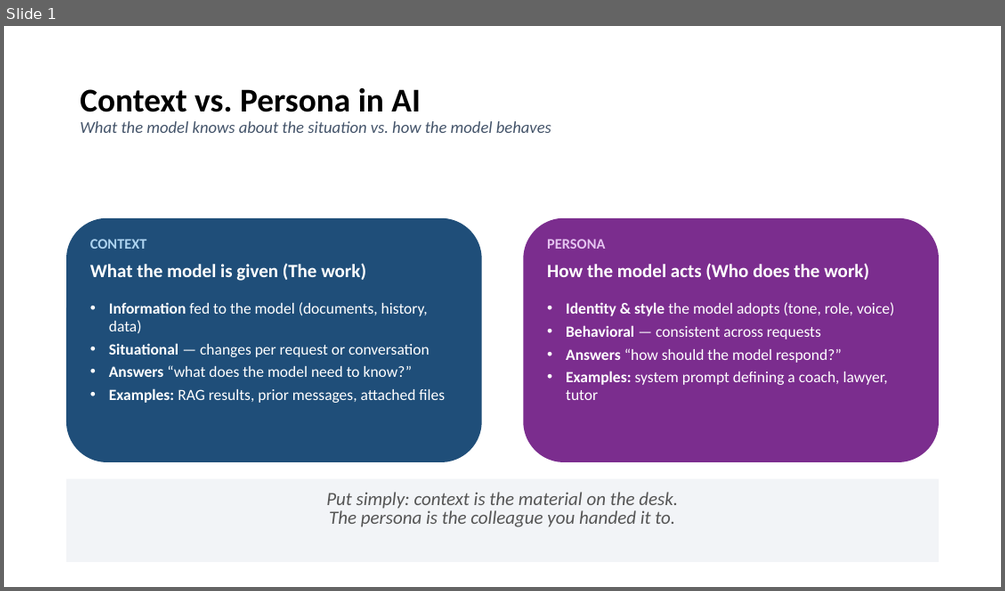
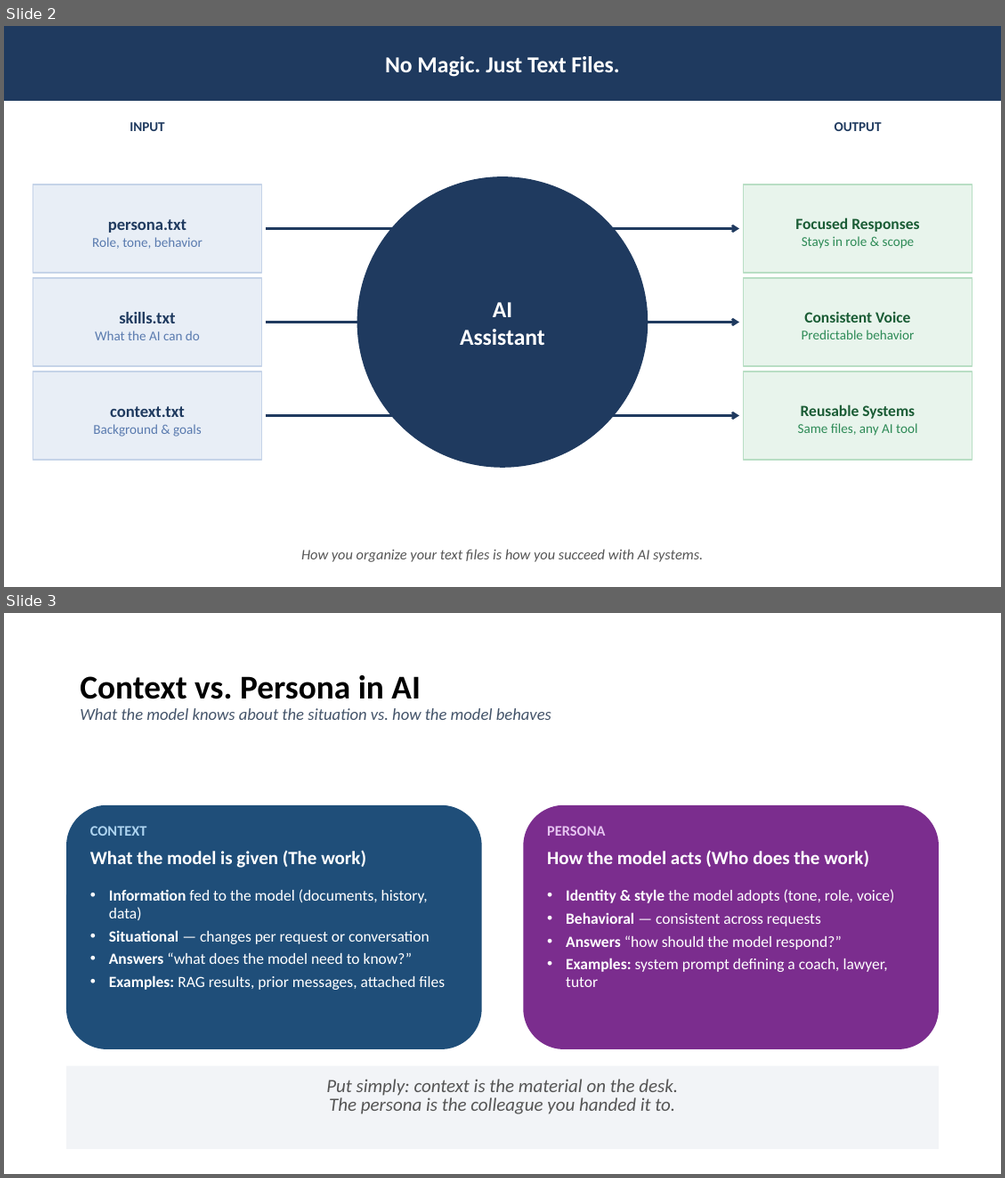
Before and after one commit to greenflagsoftware/virtual-team, a slide deck: docs/Materials.pptx. Shown one above the other, each under a label of ours: slide 1 before the commit, slides 2 and 3 after it. The pictures are 1005x591 and 1005x1178 pixels, drawn with LibreOffice and Linux fonts; fonts in the diff are those of the drawing. Boxes give left, top, right and bottom in pixels: in the first picture for what was removed or moved away, otherwise in the second. Text is boxed around its words. In the diff, an @@ line names an element or a change of style, - is before the commit and + after.

```diff
--- a/docs/Materials.pptx
+++ b/docs/Materials.pptx
@@ slide 2 added at (4,26,1001,587), background #FFFFFF @@
@@ rectangle added at (4,26,1001,101), fill #1F3A5F, 22 pt, text #FFFFFF, bold @@
+No Magic. Just Text Files.
@@ text added at (129,122,164,131), 13 pt, text #1F3A5F, bold @@
+INPUT
@@ text added at (834,122,882,131), 13 pt, text #1F3A5F, bold @@
+OUTPUT
@@ rectangle added at (33,184,262,273), fill #E8EEF6, outline #C5D3E8 1 pt @@
@@ ellipse added at (357,176,647,467), fill #1F3A5F @@
@@ rectangle added at (744,184,972,273), fill #E8F4EC, outline #B8DEC4 1 pt @@
@@ text added at (92,219,202,248), 13 pt, text #5A7BAF @@
+persona.txt
+Role, tone, behavior
@@ arrow added from (266, 229) to (413, 229), #1F3A5F 2.25 pt @@
@@ arrow added from (591, 229) to (739, 229), #1F3A5F 2.25 pt @@
@@ text added at (795,217,919,248), 13 pt, text #2E8B57 @@
+Focused Responses
+Stays in role & scope
@@ rectangle added at (33,278,262,366), fill #E8EEF6, outline #C5D3E8 1 pt @@
@@ rectangle added at (744,278,972,366), fill #E8F4EC, outline #B8DEC4 1 pt @@
@@ text added at (95,312,200,340), 13 pt, text #5A7BAF @@
+skills.txt
+What the AI can do
@@ text added at (460,302,545,345), 22 pt, text #FFFFFF, bold @@
+AI
+Assistant
@@ text added at (801,311,914,339), 13 pt, text #2E8B57 @@
+Consistent Voice
+Predictable behavior
@@ arrow added from (266, 322) to (380, 322), #1F3A5F 2.25 pt @@
@@ arrow added from (625, 322) to (739, 322), #1F3A5F 2.25 pt @@
@@ rectangle added at (33,371,262,459), fill #E8EEF6, outline #C5D3E8 1 pt @@
@@ rectangle added at (744,371,972,459), fill #E8F4EC, outline #B8DEC4 1 pt @@
@@ text added at (93,406,202,436), 13 pt, text #5A7BAF @@
+context.txt
+Background & goals
@@ arrow added from (266, 416) to (413, 416), #1F3A5F 2.25 pt @@
@@ arrow added from (591, 416) to (739, 416), #1F3A5F 2.25 pt @@
@@ text added at (798,404,917,435), 13 pt, text #2E8B57 @@
+Reusable Systems
+Same files, any AI tool
@@ text added at (301,548,703,562), 14 pt, text #555555, italic @@
+How you organize your text files is how you succeed with AI systems.
@@ what was slide 1 is now slide 3 @@
```
Also in this commit, not shown: 1 other slide added, 37 other files.
